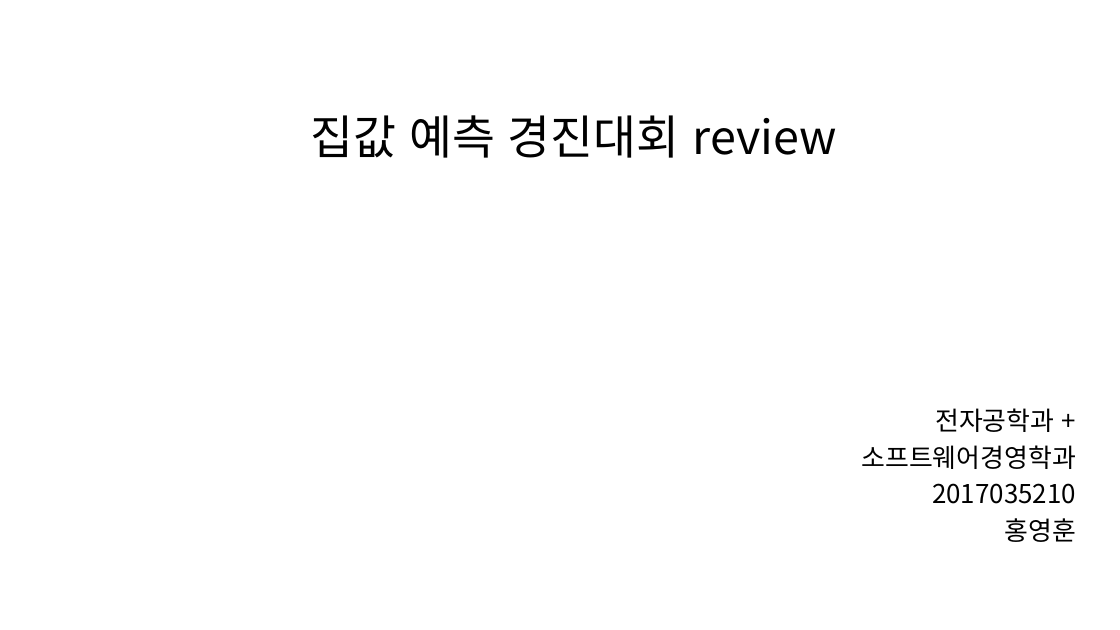
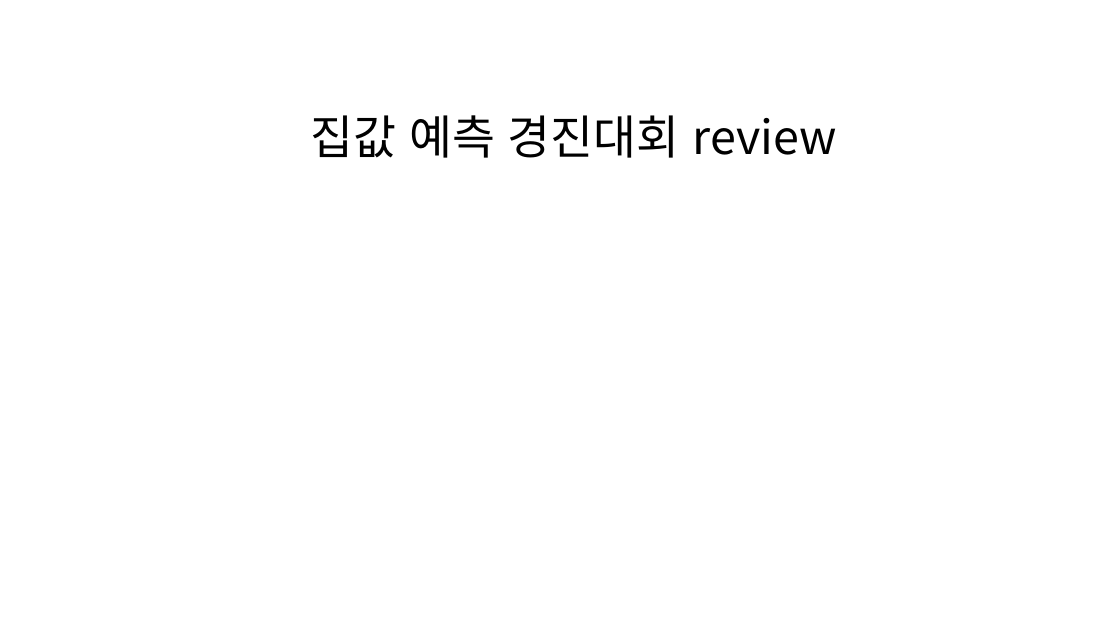
Before and after one commit to MostlyFor/kaggle-or-Dacon, a slide deck: slide 1 of 집값 예측 경진대회/집값 예측 경진대회 review.pptx. Drawn at 1120x630 pixels with LibreOffice and Linux fonts; fonts in the diff are those of the drawing. Boxes give left, top, right and bottom in pixels: in the first picture for what was removed or moved away, otherwise in the second. Text is boxed around its words. In the diff, an @@ line names an element or a change of style, - is before the commit and + after.

```diff
--- a/집값 예측 경진대회/집값 예측 경진대회 review.pptx
+++ b/집값 예측 경진대회/집값 예측 경진대회 review.pptx
@@ subtitle removed at [862,408,1076,542] @@
-전자공학과 +
-소프트웨어경영학과
-2017035210
-홍영훈
```
Also in this commit, not shown: 2 other slides changed.
